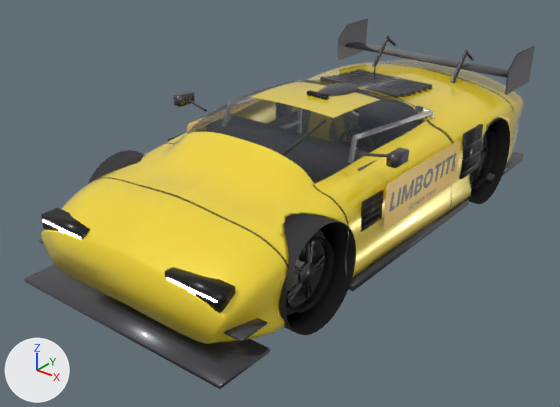
Before and after pictures for a commit that changed the glTF model content/cars/limbotiti-caravan-gt3/limbotiti_caravan.glb.
Rendered twice from a camera (50 mm lens) standing at (3.72, -5.17, 3.2) and looking at (-0.12, -0.37, 0.22). Lighting does not change. The marker at lower left points along +X, +Y and +Z. The first picture is the older version. Vertices at exactly the same position are counted once.

In view in the first picture: 'limbotiti_caravan'.
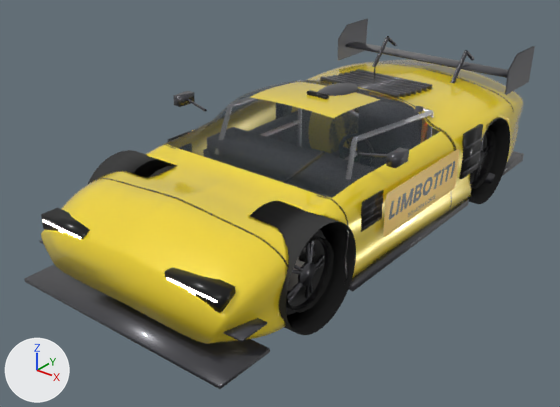
Location of each change, (x1, y1, x2, y2) in pixels of the pictures (560 x 407 px; the box of a moved part takes in the faces that stretch with it):
part 1 of me_limbotiti_caravan, moved or reshaped
    before: (289, 119, 326, 150)
    after: (291, 151, 325, 177)
part 2 of me_limbotiti_caravan, moved or reshaped (not visible afterwards)
    before: (187, 118, 203, 132)
part 3 of me_limbotiti_caravan, moved or reshaped
    before: (384, 140, 460, 230)
    after: (383, 149, 459, 237)
part 4 of me_limbotiti_caravan, moved or reshaped
    before: (98, 80, 433, 258)
    after: (99, 80, 433, 263)
part 5 of me_limbotiti_caravan, surface changed
    both: (108, 99, 427, 236)
part 6 of me_limbotiti_caravan, recoloured (yellow to dark blue)
    both: (167, 121, 440, 195)

The change, as a list of edits to the scene's bpy script:
```text
Change me_limbotiti_caravan:
    used by ob_limbotiti_caravan; location = (0.0, 0.0, 0.0)
    remove me_limbotiti_caravan.from_pydata(...)  # 12005 vertices, 21680 faces; spans x -1.14..1.14, y -2.39..2.37, z -0.06..1.34
    add me_limbotiti_caravan.from_pydata(...)  # 11973 vertices, 21609 faces; spans x -1.14..1.14, y -2.39..2.37, z -0.06..1.27
    me_limbotiti_caravan part 1: the loose piece of 12 vertices spanning x 0.27..0.74, y -0.93..-0.89, z 0.91..1.34 is moved by (0.0, 0.0, -0.24)
    me_limbotiti_caravan part 2: the loose piece of 4 vertices spanning x -1.04, y -0.55..0.65, z 0.4..0.8 is moved by (0.0, 0.0, -0.07)
    me_limbotiti_caravan part 3: the loose piece of 4 vertices spanning x 1.04, y -0.55..0.65, z 0.4..0.8 is moved by (0.0, 0.0, -0.07)
    me_limbotiti_caravan part 4: 1110 vertices moved from x -1.0..1.0, y -2.06..0.07, z 0.06..1.13 to x -1.0..1.0, y -2.06..0.07, z 0.06..1.12; 356 vertices removed from x -1.0..1.0, y -1.71..0.07, z 0.36..1.06; 324 vertices added at x -1.0..1.0, y -1.71..0.07, z 0.51..0.86
    me_limbotiti_caravan part 5: 1489 kept faces spanning x -0.94..0.98, y -1.78..0.7, z 0.54..1.12 get new texture (UV) coordinates
    me_limbotiti_caravan part 6: 528 faces spanning x -0.92..0.89, y -0.98..0.56, z 0.78..0.92 switch from mat_car_paint (yellow #f9dd27) to mat_car_glass (dark blue #273038)
    other edits to the shape of me_limbotiti_caravan do not show in these pictures
```
